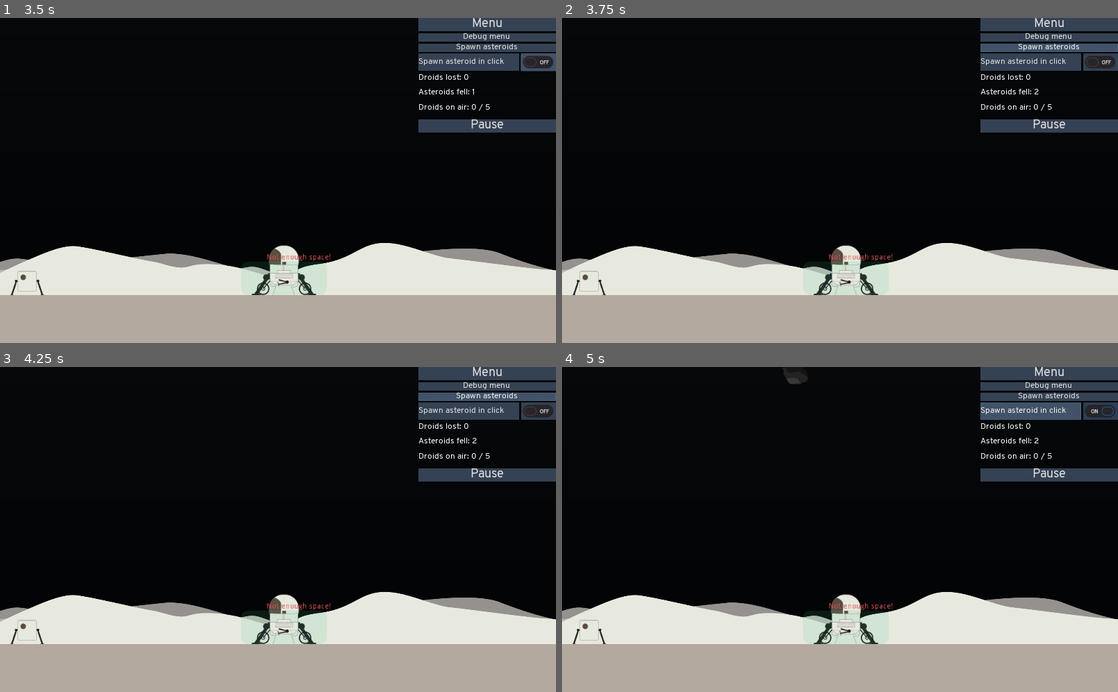
Above: before the commit, frames 1-4 (two rows, left to right).
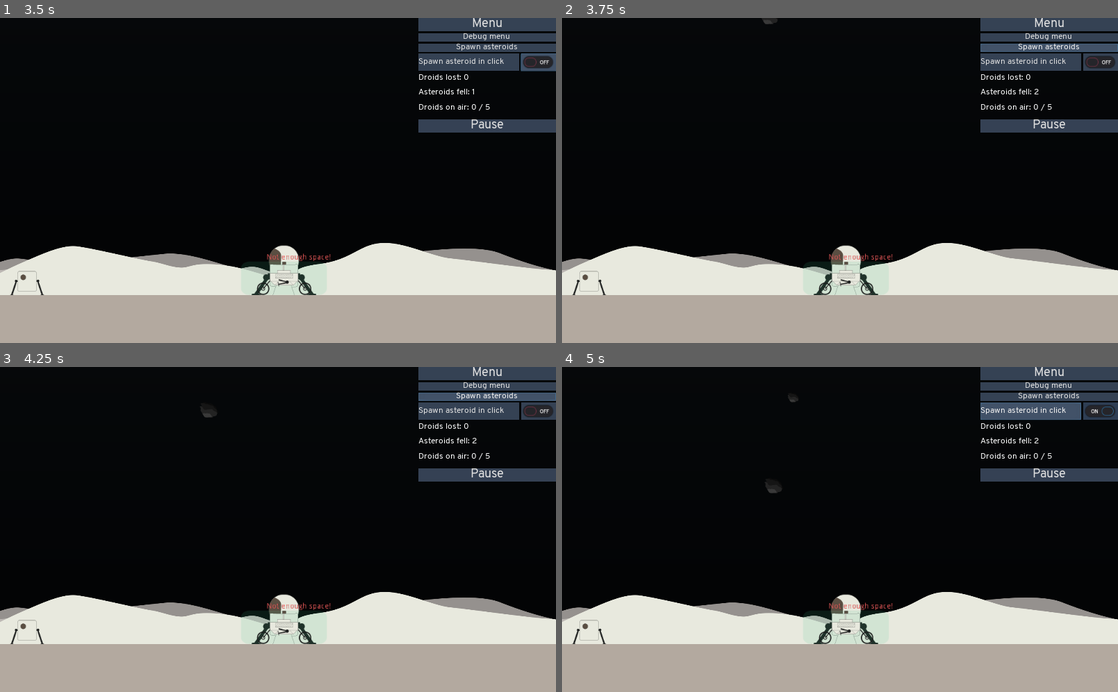
Above: after the commit, the same moments.

Repository: Arenukvern/gd_moon_defence
Game: Godot game, scene res://levels/ScenesRoot.tscn
The game is run twice, just before and just after one commit, with the same random seed, the same clock (stepped at 60 frames per second) and the same inputs.
Inputs (mouse positions are in pixels of both pictures, inside the frame that each line leads up to):
- Up to frame 1 (3.5 s): click "Restart Mission" at 0.5 s; click "Spawn asteroids" at 1.25 s; click "Spawn asteroid in click" at 2 s; click (539, 63) at 2.75 s
- Up to frame 2 (3.75 s): click "Spawn asteroids" at 3.5 s
- Up to frame 3 (4.25 s): no input
- Up to frame 4 (5 s): click "Spawn asteroid in click" at 4.25 s

Frame 1 is identical in both runs. In frame 2, less than 0.1% of the frame differs, in the area x 36-39%, y 0-2%; in frame 3, less than 0.1%; in frame 4, 0.2%, in the area x 36-45%, y 0-39%.

Commit message:
Fix: rover moves on rover actions click

Diff:
--- a/objects/asteroid/Asteroid.gd
+++ b/objects/asteroid/Asteroid.gd
@@ -6,6 +6,12 @@
 export var DISTANCE_THRESHOLD: = 3.0
 export var mass: = 30.0
 export var mass_max: = 300.0
+
+func _ready():
+	randomize()
+	mass = rand_range( 1,  mass_max)
+	var mass_ratio = mass / mass_max
+	self.scale = Vector2(mass_ratio,mass_ratio)
 
 # !!! must be filled with base resourse components !!!
 var health_damage_system: HealthDamageSystem = HealthDamageSystem.new()
--- a/objects/asteroid/ice_watered/IceWateredAsteroid.gd
+++ b/objects/asteroid/ice_watered/IceWateredAsteroid.gd
@@ -11,10 +11,7 @@
 	var start_x_position: = rand_range( -10,  _screen_dimension.x)
 	global_position = Vector2(start_x_position, - start_distance_surface_edge)
 	define_target_position()
-	randomize()
-	mass = rand_range( 1,  mass_max)
-	var mass_ratio = mass/ mass_max
-	self.scale = Vector2(mass_ratio,mass_ratio)
+
 	var iceResource:= BaseResourceFactory.getWaterIce(mass)
 	health_damage_system.initSystem( [ iceResource ] )
 
--- a/objects/rovers/PrimitiveRover.gd
+++ b/objects/rovers/PrimitiveRover.gd
@@ -96,18 +96,18 @@
 var is_mouse_hovered: bool = false
 func _on_PrimitiveRover_mouse_entered() -> void:
 	is_mouse_hovered =true
-
 func _on_PrimitiveRover_mouse_exited() -> void:
 	is_mouse_hovered =false
 
 func _on_PrimitiveRover_input_event(viewport: Node, event: InputEvent, shape_idx: int) -> void:
 	var isLeftClick = InputHelper.isLeftClick(event)
-	if isLeftClick:
+	if isLeftClick :
 		self.is_selected = not self.is_selected
 
 func _input(event: InputEvent) -> void:
 	var isLeftClick = InputHelper.isLeftClick(event)
-	if isLeftClick and not is_mouse_hovered and is_selected:
+
+	if isLeftClick and not is_mouse_hovered and is_selected and not _rover_actions.isHovered:
 		selectFollowMeWaypoint(event.position)
 		return
 	var isRightClick = InputHelper.isRightClick(event)
@@ -188,6 +188,14 @@
 		self,
 		_rover_actions.signal_func_name_rover_actions_to_base
 	)
+	_rover_actions.connect(
+		_rover_actions.signal_name_rover_actions_unload,
+		self,
+		_rover_actions.signal_func_name_rover_actions_unload
+	)
+
+
+
 
 onready var droidsFactory:DroidsFactory = preload('res://objects/droids/DroidsFactory.gd').new()
 onready var asteroidsFactory:AsteroidsFactory = preload('res://objects/asteroid/AsteroidFactory.gd').new()
--- a/objects/rovers/PrimitiveRover.tscn
+++ b/objects/rovers/PrimitiveRover.tscn
@@ -17,7 +17,6 @@
 script = ExtResource( 1 )
 
 [node name="RoverCollisionSensor" type="Area2D" parent="."]
-editor/display_folded = true
 
 [node name="CollisionShape2D" type="CollisionShape2D" parent="RoverCollisionSensor"]
 position = Vector2( 0, -32 )
@@ -51,7 +50,6 @@
 [node name="body" type="Sprite" parent="."]
 position = Vector2( 0, -31 )
 texture = ExtResource( 3 )
-
 [connection signal="input_event" from="." to="." method="_on_PrimitiveRover_input_event"]
 [connection signal="mouse_entered" from="." to="." method="_on_PrimitiveRover_mouse_entered"]
 [connection signal="mouse_exited" from="." to="." method="_on_PrimitiveRover_mouse_exited"]
--- a/objects/rovers/RoverActions.gd
+++ b/objects/rovers/RoverActions.gd
@@ -10,14 +10,16 @@
 const signal_name_rover_actions_load: = 'rover_actions_load'
 const signal_func_name_rover_actions_load: = "_on_%s" % signal_name_rover_actions_load
 
+signal rover_actions_unload
+const signal_name_rover_actions_unload: = 'rover_actions_unload'
+const signal_func_name_rover_actions_unload: = "_on_%s" % signal_name_rover_actions_unload
+
 signal rover_actions_to_base
 const signal_name_rover_actions_to_base: = 'rover_actions_to_base'
 const signal_func_name_rover_actions_to_base: = "_on_%s" % signal_name_rover_actions_to_base
 
-
 func _on_Load_button_up() -> void:
 	emit_signal(signal_name_rover_actions_load)
-	close_actions()
 
 func _on_Base_button_up() -> void:
 	emit_signal(signal_name_rover_actions_to_base)
@@ -31,3 +33,27 @@
 
 func close_actions()->void:
 	emit_signal(signal_name_rover_actions_close)
+
+func _on_Unload_button_up():
+	emit_signal(signal_name_rover_actions_unload)
+
+var isHovered: bool = false setget set_isHovered
+func set_isHovered(_isHovered: bool)->void:
+	isHovered = _isHovered
+
+func _on_PanelContainer_mouse_entered():
+	self.isHovered = true
+func _on_PanelContainer_mouse_exited():
+	self.isHovered = false
+func _on_Load_mouse_entered():
+	self.isHovered = true
+func _on_Load_mouse_exited():
+	self.isHovered = false
+func _on_Unload_mouse_entered():
+	self.isHovered = true
+func _on_Unload_mouse_exited():
+	self.isHovered = false
+func _on_Base_mouse_entered():
+	self.isHovered = true
+func _on_Base_mouse_exited():
+	self.isHovered = false
--- a/objects/rovers/RoverActions.tscn
+++ b/objects/rovers/RoverActions.tscn
@@ -6,15 +6,21 @@
 anchor_right = 1.0
 anchor_bottom = 1.0
 script = ExtResource( 1 )
+__meta__ = {
+"_edit_use_anchors_": false
+}
 
 [node name="PanelContainer" type="PanelContainer" parent="."]
 margin_right = 113.0
 margin_bottom = 34.0
+__meta__ = {
+"_edit_use_anchors_": false
+}
 
 [node name="HBoxContainer" type="HBoxContainer" parent="PanelContainer"]
 margin_left = 7.0
 margin_top = 7.0
-margin_right = 106.0
+margin_right = 173.0
 margin_bottom = 27.0
 
 [node name="Load" type="Button" parent="PanelContainer/HBoxContainer"]
@@ -27,11 +33,30 @@
 margin_right = 50.0
 margin_bottom = 20.0
 
+[node name="Unload" type="Button" parent="PanelContainer/HBoxContainer"]
+margin_left = 54.0
+margin_right = 111.0
+margin_bottom = 20.0
+text = "Unload"
+
+[node name="VSeparator2" type="VSeparator" parent="PanelContainer/HBoxContainer"]
+margin_left = 115.0
+margin_right = 119.0
+margin_bottom = 20.0
+
 [node name="Base" type="Button" parent="PanelContainer/HBoxContainer"]
-margin_left = 54.0
-margin_right = 97.0
+margin_left = 123.0
+margin_right = 166.0
 margin_bottom = 20.0
 text = "Base"
-
+[connection signal="mouse_entered" from="PanelContainer" to="." method="_on_PanelContainer_mouse_entered"]
+[connection signal="mouse_exited" from="PanelContainer" to="." method="_on_PanelContainer_mouse_exited"]
 [connection signal="button_up" from="PanelContainer/HBoxContainer/Load" to="." method="_on_Load_button_up"]
+[connection signal="mouse_entered" from="PanelContainer/HBoxContainer/Load" to="." method="_on_Load_mouse_entered"]
+[connection signal="mouse_exited" from="PanelContainer/HBoxContainer/Load" to="." method="_on_Load_mouse_exited"]
+[connection signal="button_up" from="PanelContainer/HBoxContainer/Unload" to="." method="_on_Unload_button_up"]
+[connection signal="mouse_entered" from="PanelContainer/HBoxContainer/Unload" to="." method="_on_Unload_mouse_entered"]
+[connection signal="mouse_exited" from="PanelContainer/HBoxContainer/Unload" to="." method="_on_Unload_mouse_exited"]
 [connection signal="button_up" from="PanelContainer/HBoxContainer/Base" to="." method="_on_Base_button_up"]
+[connection signal="mouse_entered" from="PanelContainer/HBoxContainer/Base" to="." method="_on_Base_mouse_entered"]
+[connection signal="mouse_exited" from="PanelContainer/HBoxContainer/Base" to="." method="_on_Base_mouse_exited"]
